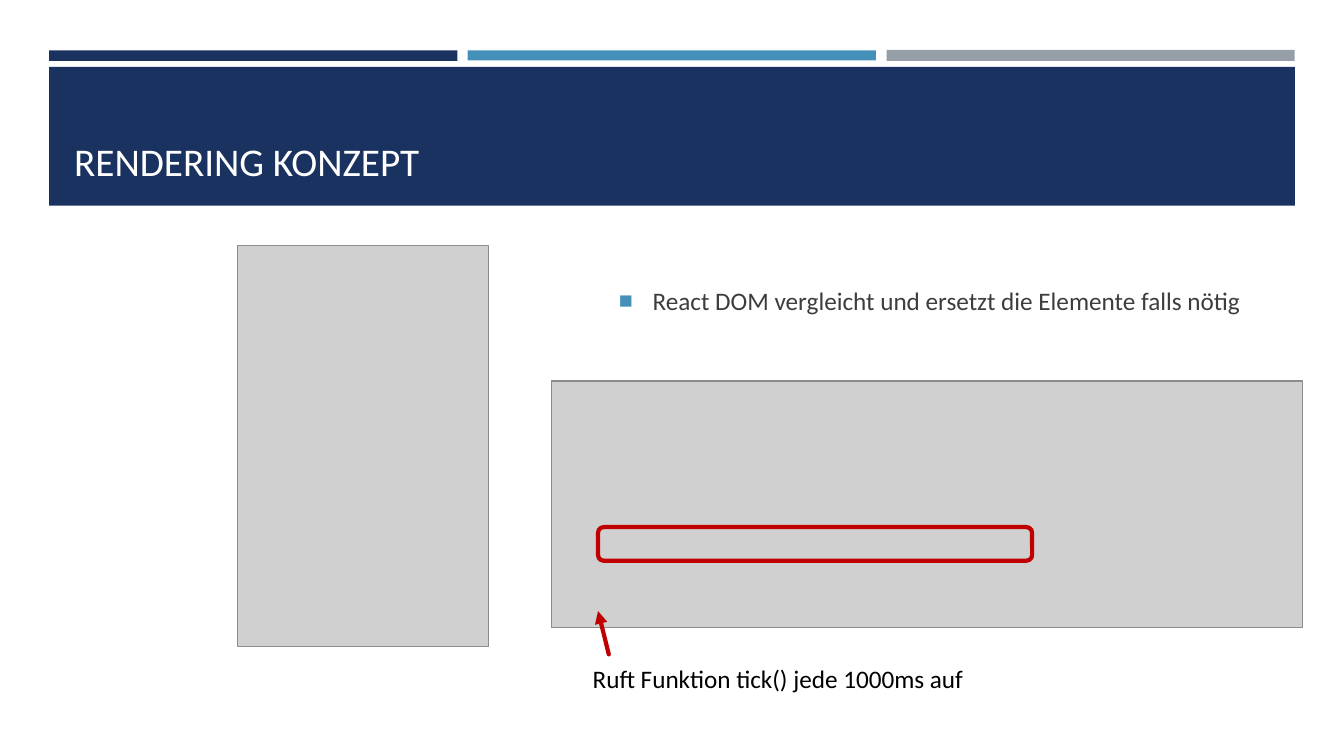
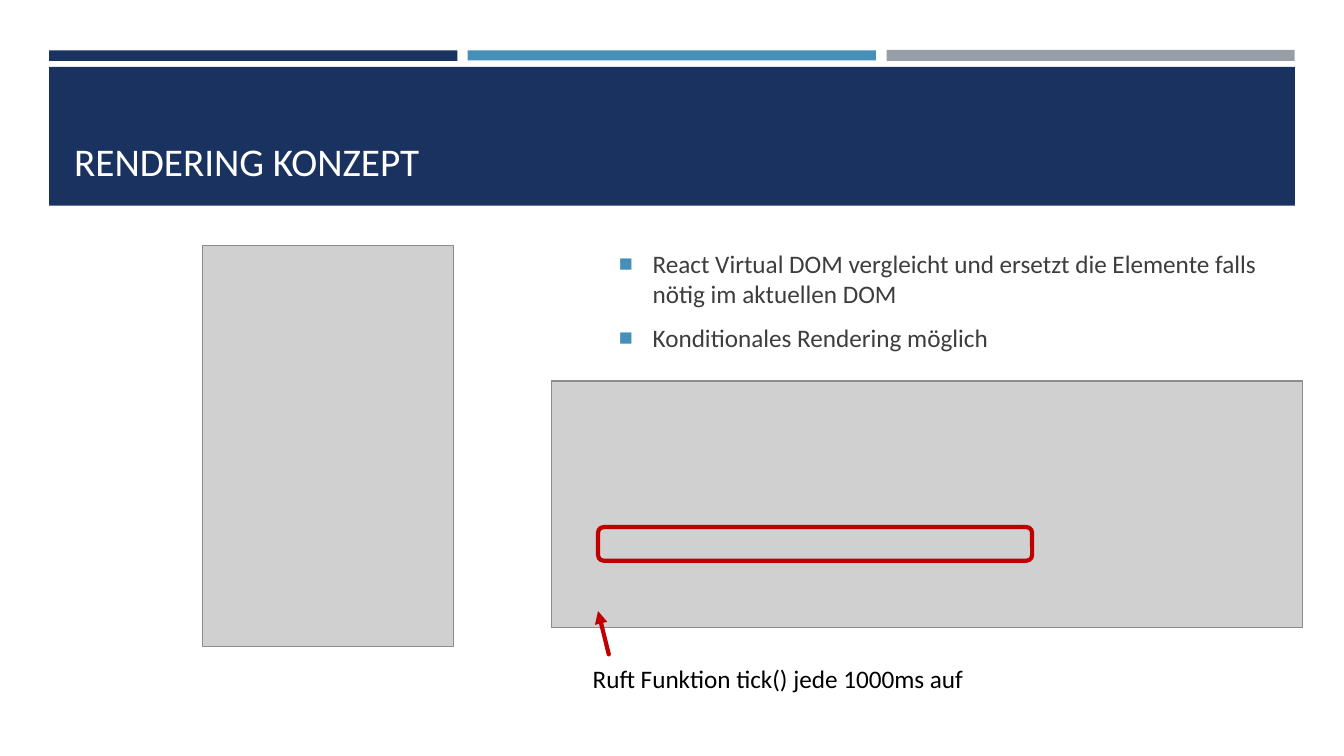
Before and after one commit to Stjeopka/NFT-Shop, a slide deck: slide 5 of NFT-Shop.pptx (slide 4 before the commit). Drawn at 1344x756 pixels with LibreOffice and Linux fonts; fonts in the diff are those of the drawing; grey boxes stand for pictures. Boxes give left, top, right and bottom in pixels: in the first picture for what was removed or moved away, otherwise in the second. Text is boxed around its words. In the diff, an @@ line names an element or a change of style, - is before the commit and + after.

Commit message:
Presentation compelt about react

```diff
--- a/NFT-Shop.pptx
+++ b/NFT-Shop.pptx
@@ picture: place and size @@
-picture at [237,246,488,646]
+picture at [203,246,454,646]
@@ text at [653,255,1256,352]: text changed @@
-■ React DOM vergleicht und ersetzt die Elemente falls nötig
+■ React Virtual DOM vergleicht und ersetzt die Elemente falls nötig im aktuellen DOM
+■ Konditionales Rendering möglich
```
Also in this commit, not shown: 4 other slides changed, 3 slides added, 1 slide removed.
